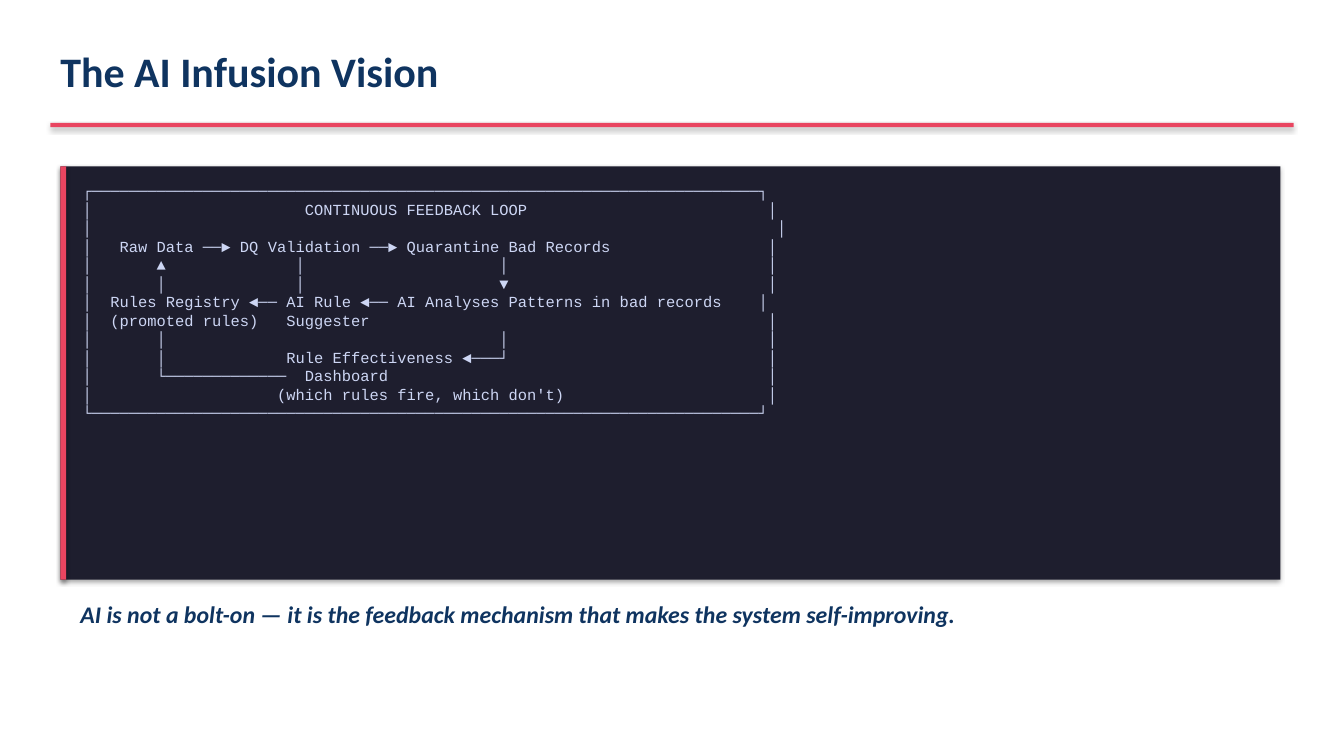
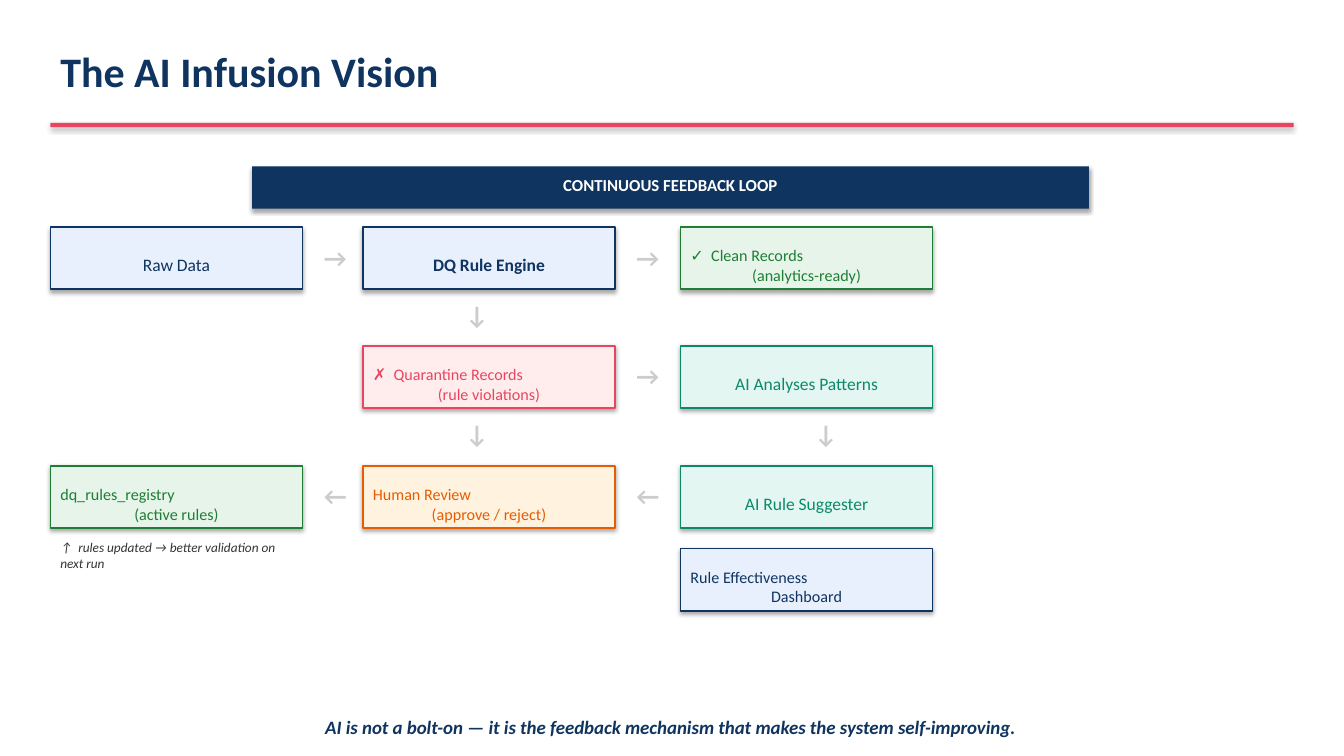
Before and after one commit to ameyadeshmukh-16/databricks-dqx-poc, a slide deck: slide 8 of AI_Infusion_Delivery_Assessment.pptx. Drawn at 1344x756 pixels with LibreOffice and Linux fonts; fonts in the diff are those of the drawing. Boxes give left, top, right and bottom in pixels: in the first picture for what was removed or moved away, otherwise in the second. Text is boxed around its words. In the diff, an @@ line names an element or a change of style, - is before the commit and + after.

```diff
--- a/AI_Infusion_Delivery_Assessment.pptx
+++ b/AI_Infusion_Delivery_Assessment.pptx
@@ rectangle removed at bbox=[60, 166, 67, 580] @@
@@ rectangle: place and size @@
-rectangle at bbox=[60, 166, 1280, 580]
+rectangle at bbox=[252, 166, 1089, 209]
@@ rectangle at bbox=[252, 166, 1089, 209]: fill #1E1E2E to #0F3460 @@
@@ text removed at bbox=[110, 204, 722, 403] @@
-┌────────────────────────────────────────────────────────────────────────┐
-│ CONTINUOUS FEEDBACK LOOP │
-│ │
-│ Raw Data ──► DQ Validation ──► Quarantine Bad Records │
-│ ▲ │ │ │
-│ │ │ ▼ │
-│ Rules Registry ◄── AI Rule ◄── AI Analyses Patterns in bad records │
-│ (promoted rules) Suggester │
-│ │ │ │
-│ │ Rule Effectiveness ◄───┘ │
-│ └───────────── Dashboard │
-│ (which rules fire, which don't) │
-└────────────────────────────────────────────────────────────────────────┘
@@ text added at bbox=[563, 180, 777, 191], 12 pt, text #FFFFFF, bold @@
+CONTINUOUS FEEDBACK LOOP
@@ rectangle added at bbox=[50, 227, 302, 289], fill #E8F0FE, outline #0F3460 1.2 pt, 12.5 pt, text #0F3460 @@
+Raw Data
@@ text added at bbox=[313, 237, 358, 287], 18 pt, text #CCCCCC, bold @@
+→
@@ rectangle added at bbox=[363, 227, 615, 289], fill #E8F0FE, outline #0F3460 1.2 pt, 12.5 pt, text #0F3460, bold @@
+DQ Rule Engine
@@ text added at bbox=[625, 237, 670, 287], 18 pt, text #CCCCCC, bold @@
+→
@@ rectangle added at bbox=[681, 227, 933, 289], fill #E6F4EA, outline #1E7E34 1.2 pt, 11.5 pt, text #1E7E34 @@
+✓ Clean Records
+(analytics-ready)
@@ text added at bbox=[456, 294, 491, 337], 18 pt, text #CCCCCC, bold @@
+↓
@@ rectangle added at bbox=[363, 346, 615, 408], fill #FFEDED, outline #E94560 1.2 pt, 11.5 pt, text #E94560 @@
+✗ Quarantine Records
+(rule violations)
@@ text added at bbox=[625, 356, 670, 406], 18 pt, text #CCCCCC, bold @@
+→
@@ rectangle added at bbox=[681, 346, 933, 408], fill #E4F6F1, outline #0B8A6A 1.2 pt, 12.5 pt, text #0B8A6A @@
+AI Analyses Patterns
@@ text added at bbox=[456, 413, 491, 456], 18 pt, text #CCCCCC, bold @@
+↓
@@ text added at bbox=[805, 413, 840, 456], 18 pt, text #CCCCCC, bold @@
+↓
@@ rectangle added at bbox=[50, 466, 302, 528], fill #E6F4EA, outline #1E7E34 1.2 pt, 11.5 pt, text #1E7E34 @@
+dq_rules_registry
+(active rules)
@@ text added at bbox=[313, 476, 358, 526], 18 pt, text #CCCCCC, bold @@
+←
@@ rectangle added at bbox=[363, 466, 615, 528], fill #FFF3E0, outline #E65C00 1.2 pt, 11.5 pt, text #E65C00 @@
+Human Review
+(approve / reject)
@@ text added at bbox=[625, 476, 670, 526], 18 pt, text #CCCCCC, bold @@
+←
@@ rectangle added at bbox=[681, 466, 933, 528], fill #E4F6F1, outline #0B8A6A 1.2 pt, 12.5 pt, text #0B8A6A @@
+AI Rule Suggester
@@ text added at bbox=[60, 543, 276, 568], 9.5 pt, text #333333, italic @@
+↑ rules updated → better validation on next run
@@ rectangle added at bbox=[681, 548, 933, 611], fill #E8F0FE, outline #0F3460 1.2 pt, 11.5 pt, text #0F3460 @@
+Rule Effectiveness
+Dashboard
@@ text "AI is not a bolt-on ...": place and size @@
-text "AI is not a bolt-on ..." at bbox=[80, 606, 955, 627]
+text "AI is not a bolt-on ..." at bbox=[325, 720, 1015, 737]
@@ text "AI is not a bolt-on ..." at bbox=[325, 720, 1015, 737]: size 17 to 13.5 pt; alignment left to centre @@
```
Also in this commit, not shown: 4 other slides changed, 1 slide added, 1 slide removed, 1 other file.
